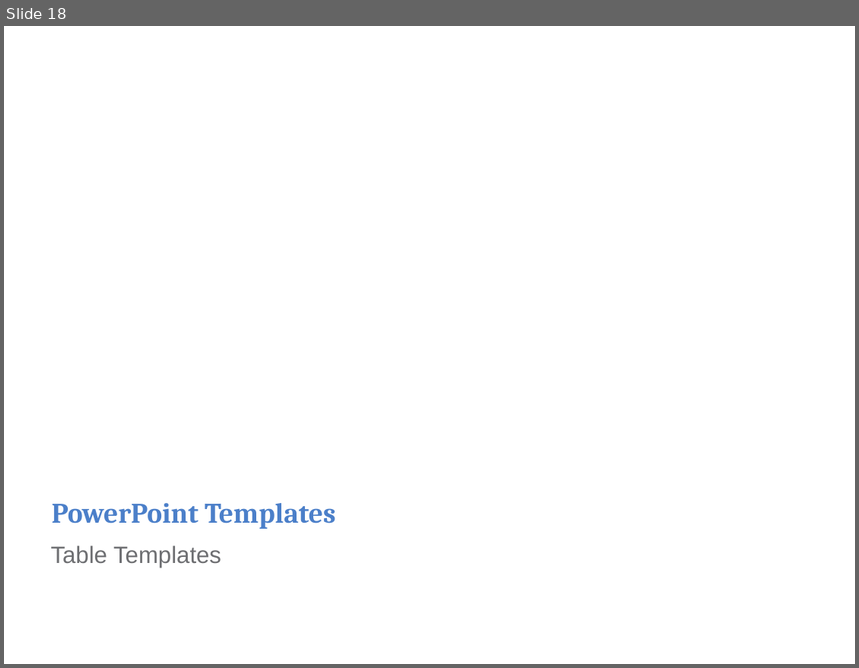
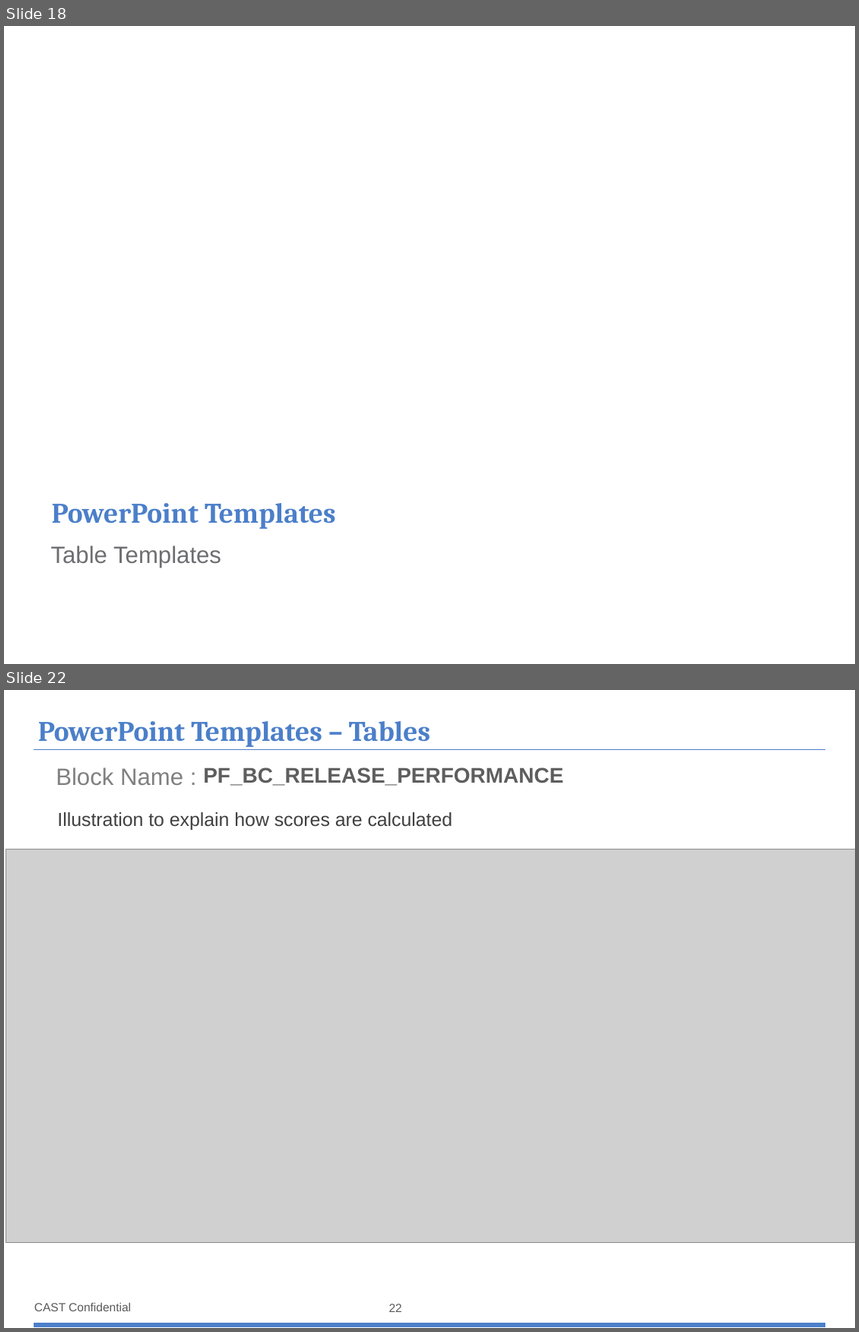
Before and after one commit to CAST-projects/ReportGenerator, a slide deck: CastReporting.Reporting/PortfolioTemplatesFiles/1- Portfolio-Powerpoint-components-library.pptx. Shown one above the other, each under a label of ours: slide 18 before the commit, slides 18 and 22 after it; the slides between them are not shown. The pictures are 859x668 and 859x1332 pixels, drawn with LibreOffice and Linux fonts; fonts in the diff are those of the drawing; grey boxes stand for pictures; background and template pictures are left out. Boxes give left, top, right and bottom in pixels: in the first picture for what was removed or moved away, otherwise in the second. Text is boxed around its words. In the diff, an @@ line names an element or a change of style, - is before the commit and + after.

Commit message:
REPORTGEN-189 : update explanations about component PF_BC_RELEASE_PERFORMANCE

```diff
--- a/CastReporting.Reporting/PortfolioTemplatesFiles/1- Portfolio-Powerpoint-components-library.pptx
+++ b/CastReporting.Reporting/PortfolioTemplatesFiles/1- Portfolio-Powerpoint-components-library.pptx
@@ slide 22 added at [4, 690, 855, 1328], background #FFFFFF @@
@@ title added at [38, 721, 430, 747], 24 pt, text #4B7FC9, bold @@
+PowerPoint Templates – Tables
@@ freeform shape added at [34, 749, 826, 749], outline #4B7FC9 0.5 pt @@
@@ text added at [56, 768, 183, 785], 20 pt, text #808080 @@
+Block Name :
@@ text added at [203, 768, 563, 786], 18 pt, text #5E5E5E, bold @@
+PF_BC_RELEASE_PERFORMANCE
@@ text added at [57, 812, 453, 830], 16 pt, text #404040 @@
+Illustration to explain how scores are calculated
@@ picture added at [6, 849, 855, 1243] @@
@@ text added at [34, 1303, 131, 1312], 10 pt, text #595959 @@
+CAST Confidential
@@ page number added at [389, 1304, 402, 1312], 10 pt, text #595959 @@
+22
@@ rectangle added at [34, 1323, 826, 1328], fill #4B7FC9, outline #4B7FC9 0.75 pt @@
```
Also in this commit, not shown: 13 slides changed.
